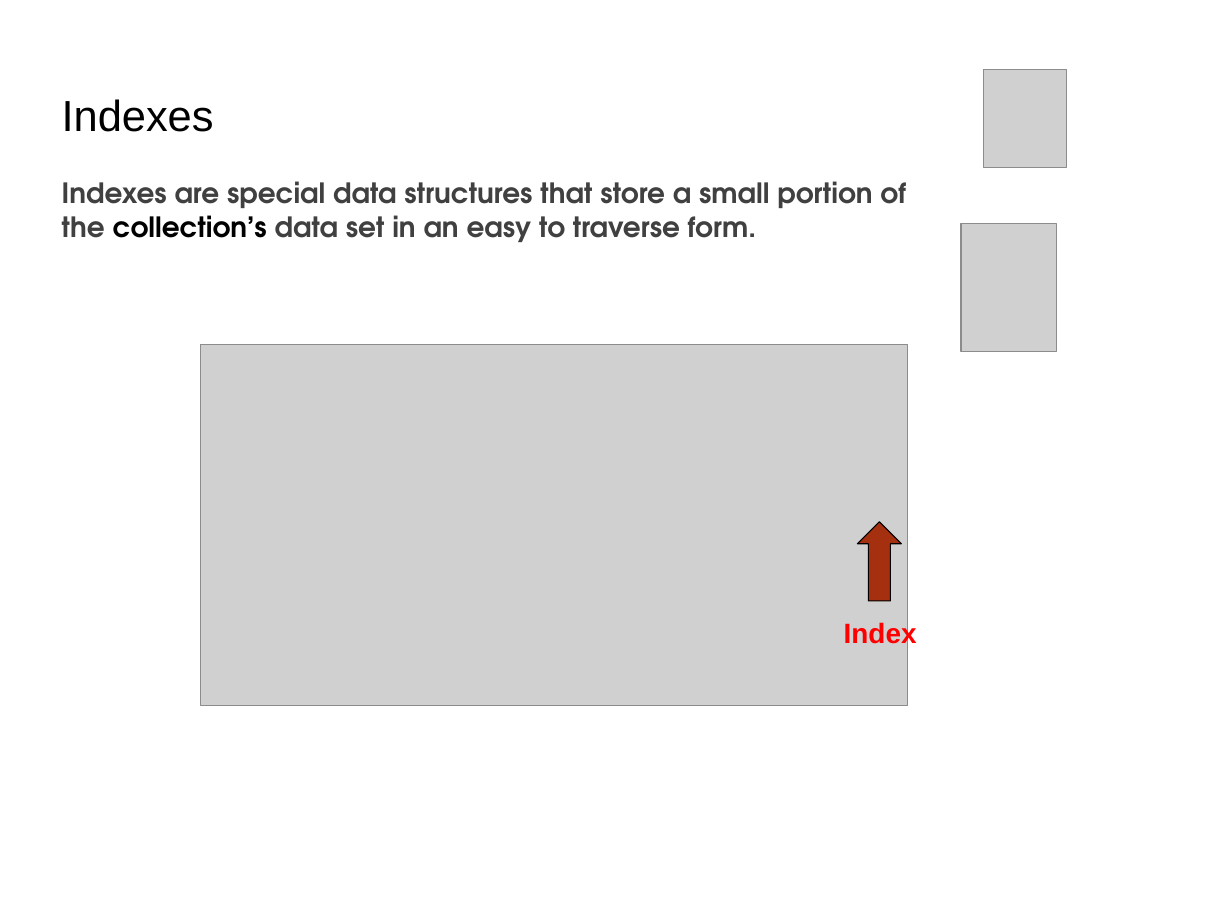
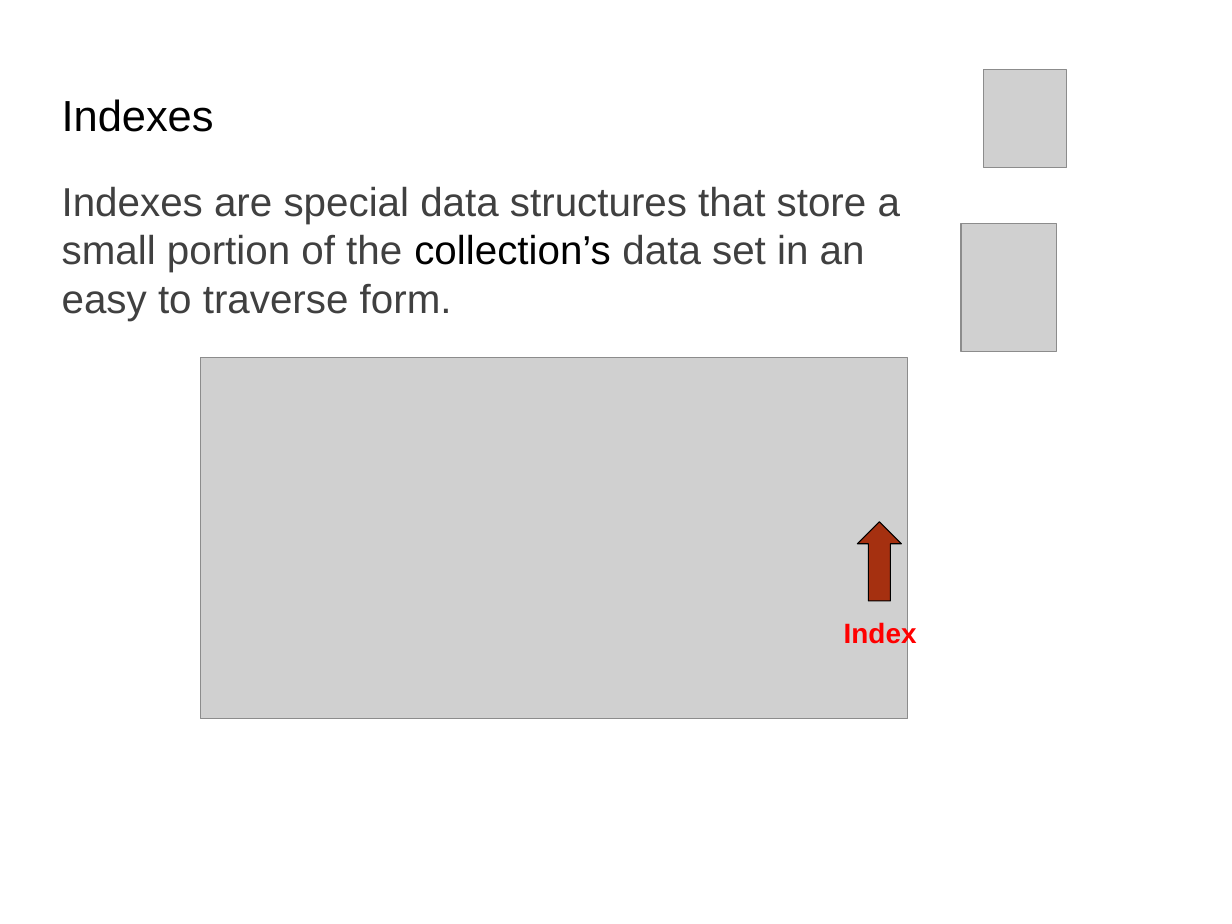
Before and after one commit to Bhakti/mongo_session, a slide deck: slide 15 of MongoDB_Session.odp (slide 16 before the commit). Drawn at 1232x924 pixels with LibreOffice and Linux fonts; fonts in the diff are those of the drawing; grey boxes stand for pictures; background and template pictures are left out. Boxes give left, top, right and bottom in pixels: in the first picture for what was removed or moved away, otherwise in the second. Text is boxed around its words. In the diff, an @@ line names an element or a change of style, - is before the commit and + after.

```diff
--- a/MongoDB_Session.odp
+++ b/MongoDB_Session.odp
@@ subtitle "Indexes are special data structures ..." at box(62, 186, 900, 321): size 18 to 26 pt, font TeX Gyre Adventor to Arial, bold off @@
@@ picture: place and size @@
-picture at box(200, 344, 908, 705)
+picture at box(200, 358, 908, 719)
```
Also in this commit, not shown: 11 other slides changed, 8 slides added, 1 slide removed, 5 other files.
